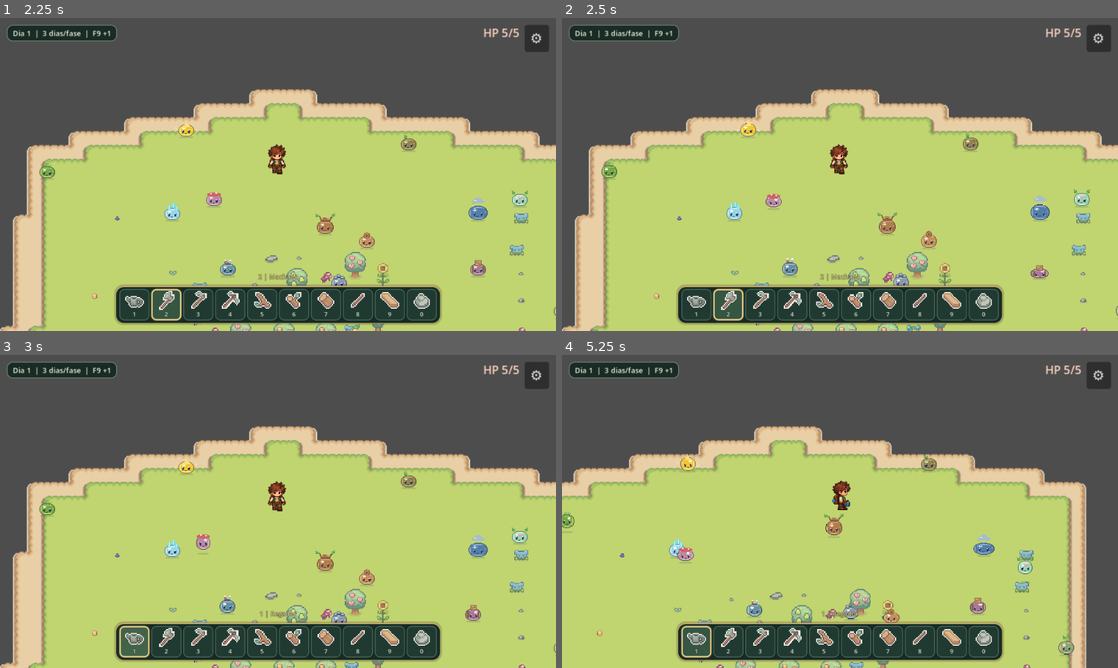
Above: before the commit, frames 1-4 (two rows, left to right).
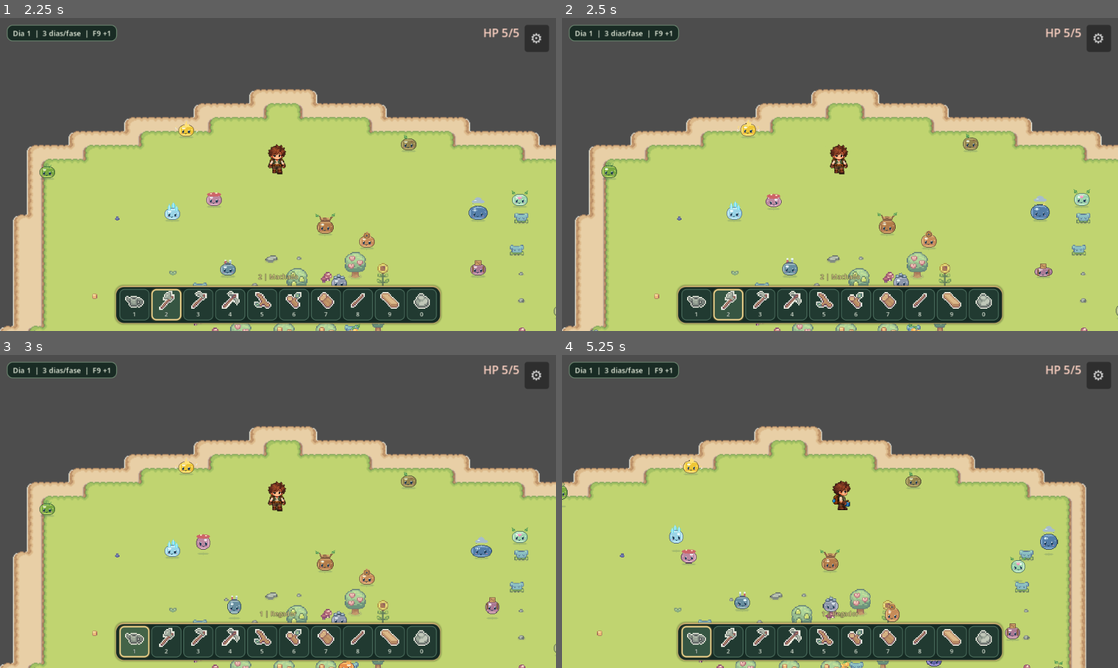
Above: after the commit, the same moments.

Repository: HelioConde/Slime-Harvest
Game: Godot game, scene res://scenes/ui/MainMenu.tscn
Two runs of this game, one before a commit and one after it. Both use one fixed random seed, a clock stepped at 60 frames per second and the inputs below.
Inputs (mouse positions are in pixels of both pictures, inside the frame that each line leads up to):
- Up to frame 1 (2.25 s): click (111, 149) at 0.5 s; click (111, 149) at 1.25 s; click "Confirmar nomes" at 2 s
- Up to frame 2 (2.5 s): no input
- Up to frame 3 (3 s): click (133, 642) at 2.75 s
- Up to frame 4 (5.25 s): tap Enter at 3.5 s; move the mouse to (962, 495) at 3.52 s; hold D (move_right) 3.53-4.25 s; tap E (interact) at 3.6 s; click (962, 495) at 3.67 s; drag from (728, 527) to (812, 574) at 4.27 s; move the mouse to (895, 442) at 5.02 s; hold D (move_right) from 5.03 s (still down); tap F (use_tool) at 5.1 s

Frame 1 is identical in both runs. In frame 2, 0.2% of the frame differs, in the area x 62-89%, y 78-100%; in frame 3, 0.6%; in frame 4, 2.6%, in the area x 0-93%, y 31-100%.

Commit message:
feat(slimes): implement peaceful wild peer visits, play and personal space

Diff:
--- a/scripts/slimes/slime_wander.gd
+++ b/scripts/slimes/slime_wander.gd
@@ -4,6 +4,7 @@
 signal wild_slime_died(species_id: String, at_position: Vector2)
 signal wild_reaction(species_id: String, reaction: String)
 signal wild_attack_hit(species_id: String, target: Node2D)
+signal wild_peer_reaction(species_id: String, partner_species: String, reaction: String)
 const NEEDS = preload("res://scripts/slimes/slime_needs.gd")
 const TEMPERAMENTS = preload("res://scripts/slimes/slime_temperaments.gd")
 
@@ -24,6 +25,11 @@
 var _awareness_left: float = 0.0
 var _attack_cooldown_left: float = 0.0
 var _social_cooldown_left: float = 0.0
+var _peer_mode: String = "none"
+var _peer_timer: float = 0.0
+var _peer_check_left: float = 0.0
+var _peer_cooldown_left: float = 0.0
+var _peer_partner: Node2D
 var _rng := RandomNumberGenerator.new()
 var _walk_direction := Vector2.ZERO
 var _decision_left := 0.0
@@ -62,6 +68,7 @@
     _last_position = global_position
     _decision_left = _rng.randf_range(0.2, 1.8)
     _search_left = _rng.randf_range(2.0, float(_profile["search_interval"]))
+    _peer_check_left = _rng.randf_range(2.0, 4.0)
     _set_animation(&"idle")
 
 
@@ -70,6 +77,7 @@
         return
     _attack_cooldown_left = maxf(0.0, _attack_cooldown_left - delta)
     _social_cooldown_left = maxf(0.0, _social_cooldown_left - delta)
+    _peer_cooldown_left = maxf(0.0, _peer_cooldown_left - delta)
     need_level = maxf(0.0, need_level - float(_profile["drain_per_second"]) * delta)
     if need_level <= 0.0:
         _unmet_seconds += delta
@@ -90,6 +98,11 @@
         return
 
     if _tick_wild_social(delta):
+        if _peer_mode != "none":
+            _end_peer_visit()
+        return
+
+    if _tick_wild_peer(delta):
         return
 
     _search_left -= delta
@@ -133,6 +146,7 @@
     _path_index = 0
     _stuck_seconds = 0.0
     _last_position = global_position
+    _end_peer_visit()
     life_state = "seeking"
     _moving = true
     _set_animation(&"move")
@@ -250,7 +264,8 @@
 func get_survival_status() -> Dictionary:
     return {"species": species_id, "need": need_type,
         "reserve": need_level, "state": life_state, "target": _goal,
-        "temperament": temperament, "reaction": _social_mode}
+        "temperament": temperament, "reaction": _social_mode,
+        "peer_reaction": _peer_mode}
 
 
 func _stop_wandering() -> void:
@@ -290,6 +305,96 @@
 
 ## As reacoes sociais nao substituem o ciclo de hidratar, alimentar e descansar.
 ## Prioriza sobrevivencia quando a reserva esta criticamente baixa.
+## Contatos selvagens sem luta, captura ou vinculo ao jogador.
+## Usa temporizadores esparsos para nao comparar 32 slimes a cada frame.
+func _end_peer_visit() -> void:
+    _peer_mode = "none"
+    _peer_timer = 0.0
+    _peer_partner = null
+    velocity = Vector2.ZERO
+
+
+func _begin_peer_visit(other: Node2D) -> void:
+    _peer_partner = other
+    _peer_timer = _rng.randf_range(1.5, 2.8)
+    _peer_cooldown_left = _rng.randf_range(5.0, 8.0)
+    match temperament:
+        "friendly":
+            _peer_mode = "approach"
+            _set_animation(&"move")
+        "shy":
+            _peer_mode = "give_space"
+            _set_animation(&"move")
+        "territorial":
+            _peer_mode = "give_space" if global_position.distance_to(other.global_position) < 30.0 else "observe"
+            _set_animation(&"move" if _peer_mode == "give_space" else &"idle")
+        _:
+            # Inclusive slimes agressivos sao inteiramente pacificos entre si.
+            _peer_mode = "observe"
+            _set_animation(&"idle")
+    wild_peer_reaction.emit(species_id, str(other.get("species_id")), _peer_mode)
+
+
+func _tick_wild_peer(delta: float) -> bool:
+    # Fome, sede, absorcao e perigo do jogador possuem prioridade absoluta.
+    if life_state != "wandering" or need_level <= NEEDS.SEEK_BELOW or _social_mode != "none":
+        if _peer_mode != "none":
+            _end_peer_visit()
+        return false
+
+    if _peer_mode == "none":
+        _peer_check_left -= delta
+        if _peer_check_left > 0.0 or _peer_cooldown_left > 0.0:
+            return false
+        _peer_check_left = _rng.randf_range(2.5, 4.0)
+        if not is_instance_valid(world_guard) or not world_guard.has_method("find_nearby_wild_slime"):
+            return false
+        var other: Node2D = world_guard.call("find_nearby_wild_slime", self, 84.0) as Node2D
+        if other == null:
+            return false
+        _begin_peer_visit(other)
+
+    if not is_instance_valid(_peer_partner) or _peer_partner.is_queued_for_deletion():
+        _end_peer_visit()
+        return false
+    if str(_peer_partner.get("life_state")) != "wandering" or float(_peer_partner.get("need_level")) <= NEEDS.SEEK_BELOW:
+        _end_peer_visit()
+        return false
+
+    var distance: float = global_position.distance_to(_peer_partner.global_position)
+    if distance > 106.0:
+        _end_peer_visit()
+        return false
+    _peer_timer -= delta
+    if _peer_timer <= 0.0:
+        _end_peer_visit()
+        return false
+
+    if _peer_mode == "approach":
+        if distance > 29.0:
+            _move_social(_peer_partner.global_position - global_position, delta, 0.65)
+        else:
+            _peer_mode = "play"
+            _peer_timer = 1.4
+            velocity = Vector2.ZERO
+            _set_animation(&"happy")
+            _show_heart()
+            wild_peer_reaction.emit(species_id, str(_peer_partner.get("species_id")), "play")
+    elif _peer_mode == "give_space":
+        if distance < 35.0:
+            var retreat: Vector2 = global_position - _peer_partner.global_position
+            if retreat.length_squared() <= 0.001:
+                retreat = Vector2.RIGHT if get_instance_id() % 2 == 0 else Vector2.LEFT
+            _move_social(retreat, delta, 0.75)
+        else:
+            velocity = Vector2.ZERO
+            _set_animation(&"idle")
+    else:
+        velocity = Vector2.ZERO
+        # Observe e play sao pacificos, sem dano ou perseguicao.
+    return true
+
+
 func _wild_player() -> Node2D:
     if not is_instance_valid(world_guard):
         return null
